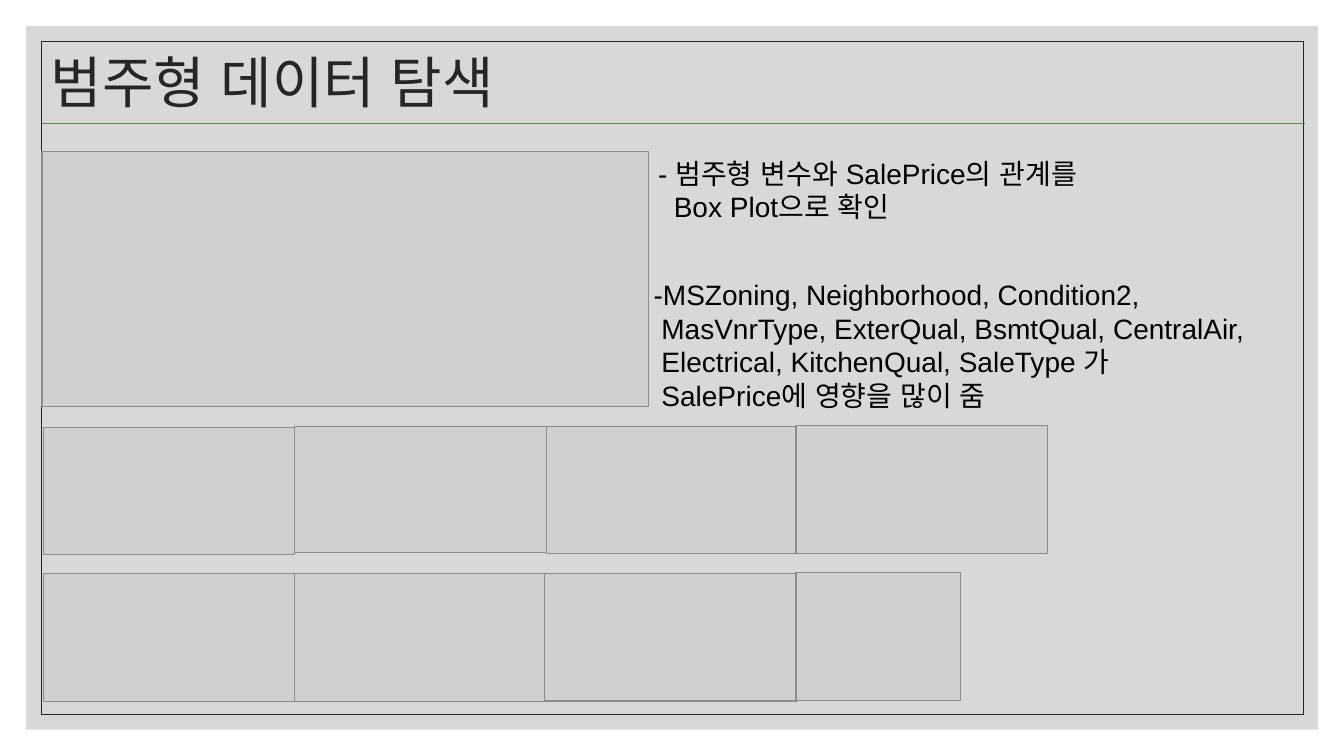
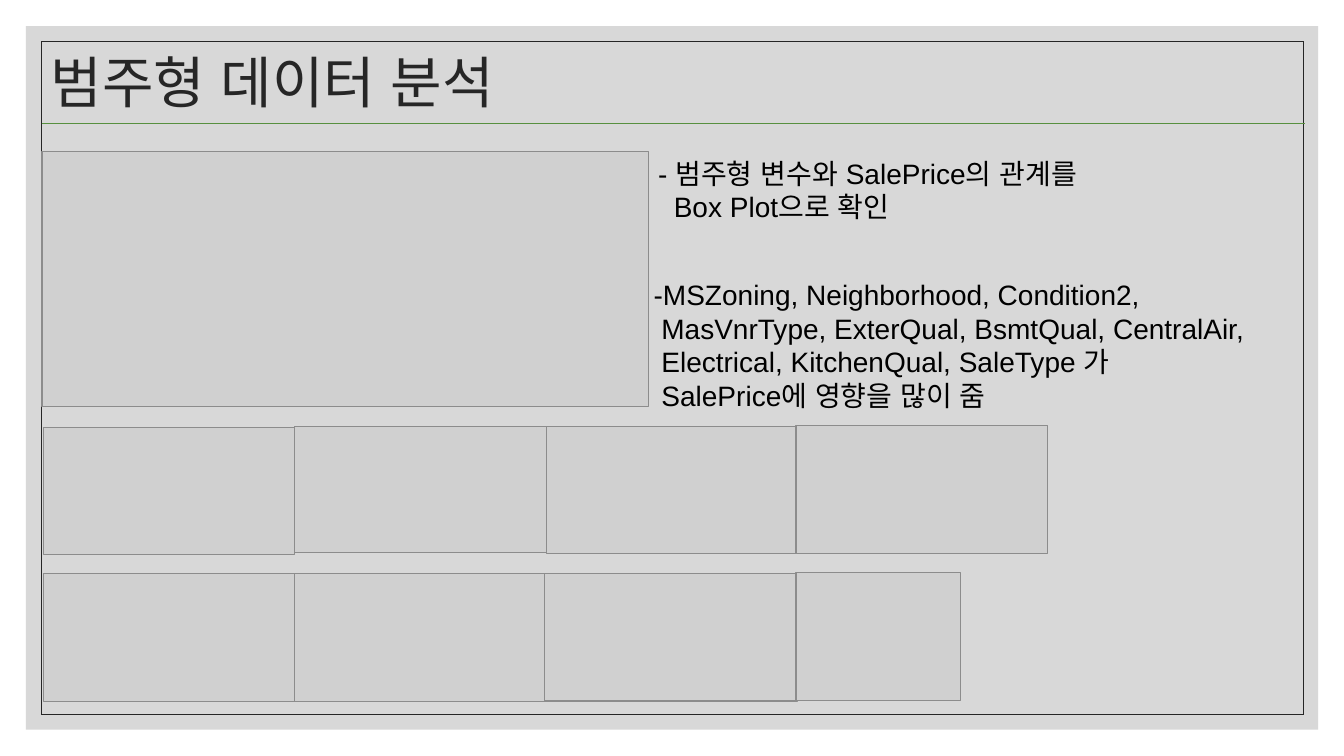
Before and after one commit to LunarLint/HouseSalePrice, a slide deck: slide 15 of 집값예상도출.pptx. Drawn at 1344x756 pixels with LibreOffice and Linux fonts; fonts in the diff are those of the drawing; grey boxes stand for pictures. Boxes give left, top, right and bottom in pixels: in the first picture for what was removed or moved away, otherwise in the second. Text is boxed around its words. In the diff, an @@ line names an element or a change of style, - is before the commit and + after.

```diff
--- a/집값예상도출.pptx
+++ b/집값예상도출.pptx
@@ title at box(51, 56, 494, 108): text changed @@
-범주형 데이터 탐색
+범주형 데이터 분석
```
Also in this commit, not shown: 2 other slides changed.
